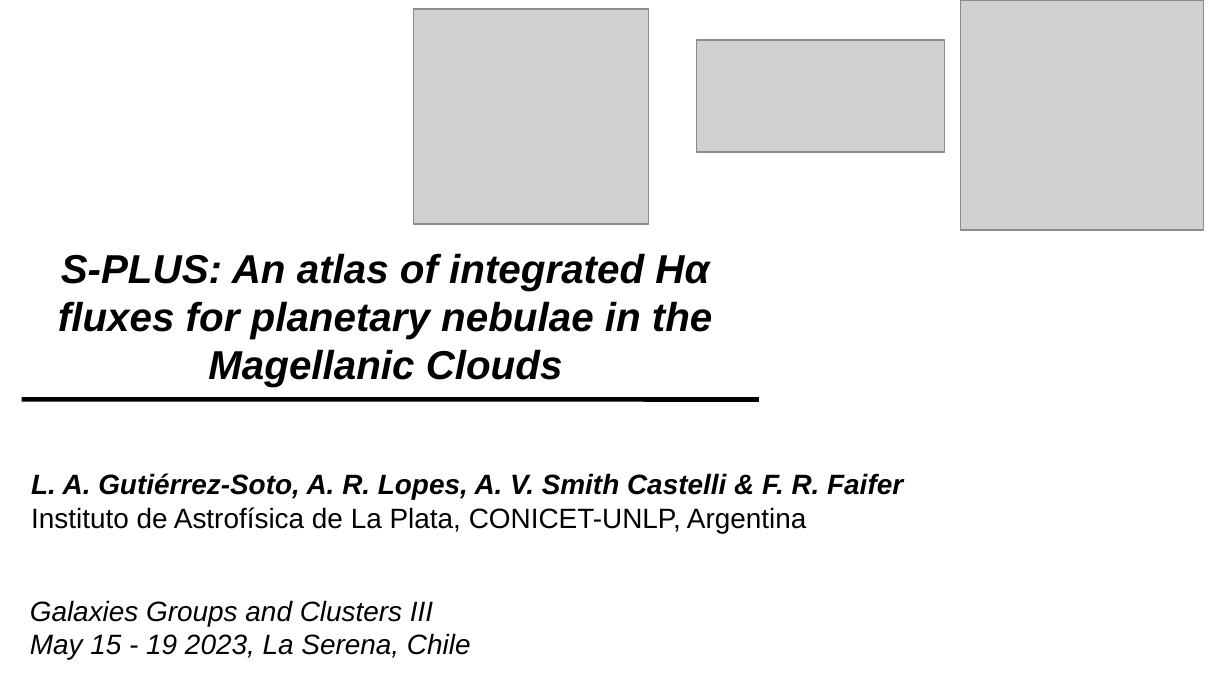
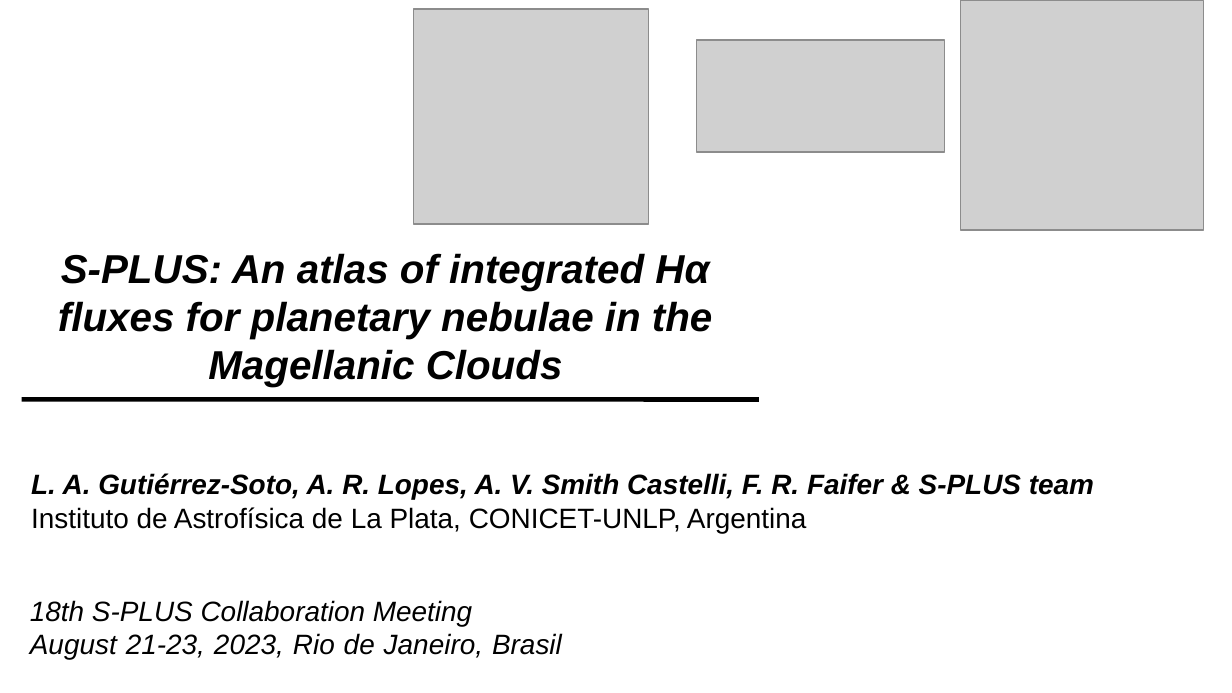
Before and after one commit to AngelGSoto/PNe-MC-SPLUS, a slide deck: slide 1 of Text/Poster/PNMC_SPLUS-Luis-Gutierrez.odp. Drawn at 1232x693 pixels with LibreOffice and Linux fonts; fonts in the diff are those of the drawing; grey boxes stand for pictures; background and template pictures are left out. Boxes give left, top, right and bottom in pixels: in the first picture for what was removed or moved away, otherwise in the second. Text is boxed around its words. In the diff, an @@ line names an element or a change of style, - is before the commit and + after.

```diff
--- a/Text/Poster/PNMC_SPLUS-Luis-Gutierrez.odp
+++ b/Text/Poster/PNMC_SPLUS-Luis-Gutierrez.odp
@@ text at box(31, 473, 1094, 499): text changed @@
-L. A. Gutiérrez-Soto, A. R. Lopes, A. V. Smith Castelli & F. R. Faifer
+L. A. Gutiérrez-Soto, A. R. Lopes, A. V. Smith Castelli, F. R. Faifer & S-PLUS team
@@ text at box(30, 600, 562, 660): text changed @@
-Galaxies Groups and Clusters III
-May 15 - 19 2023, La Serena, Chile
+18th S-PLUS Collaboration Meeting
+August 21-23, 2023, Rio de Janeiro, Brasil
```
Also in this commit, not shown: 1 other slide changed, 12 other files.
